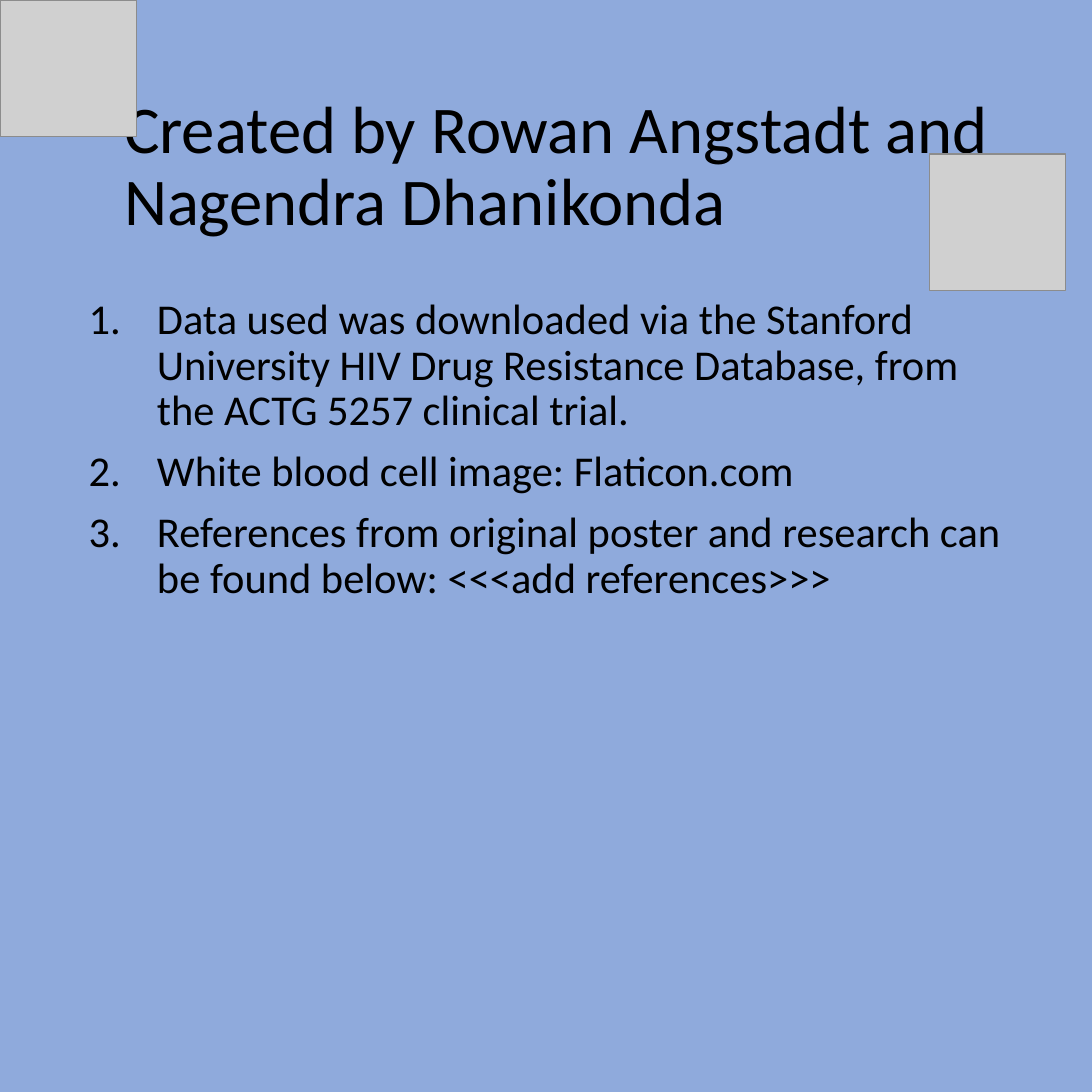
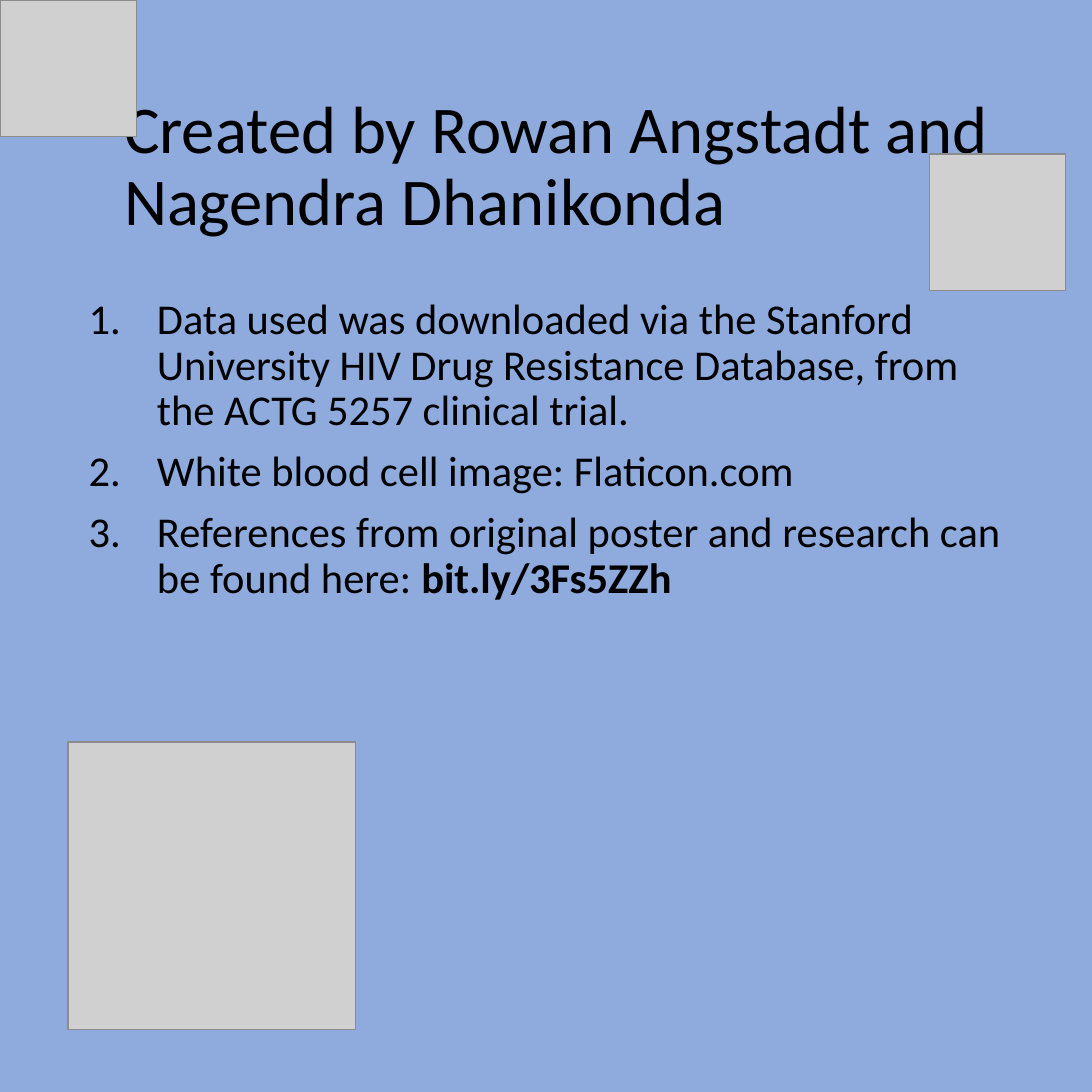
Before and after one commit to Nagdhani/Bioinformatics, a slide deck: slide 10 of digitalPoster.pptx. Drawn at 1092x1092 pixels with LibreOffice and Linux fonts; fonts in the diff are those of the drawing; grey boxes stand for pictures. Boxes give left, top, right and bottom in pixels: in the first picture for what was removed or moved away, otherwise in the second. Text is boxed around its words. In the diff, an @@ line names an element or a change of style, - is before the commit and + after.

```diff
--- a/digitalPoster.pptx
+++ b/digitalPoster.pptx
@@ text at (157,517,1000,600): text changed @@
-3. References from original poster and research can be found below: <<<add references>>>
+3. References from original poster and research can be found here: bit.ly/3Fs5ZZh
@@ picture added at (68,743,356,1031) @@
```
Also in this commit, not shown: 7 other slides changed.
